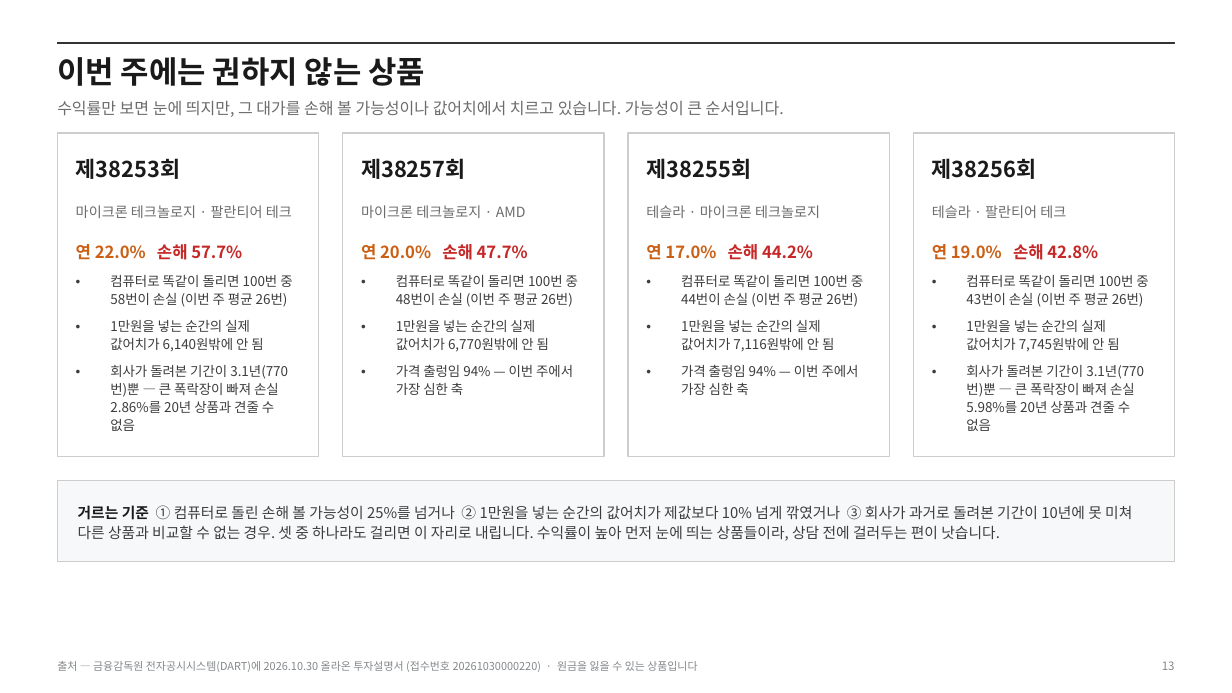
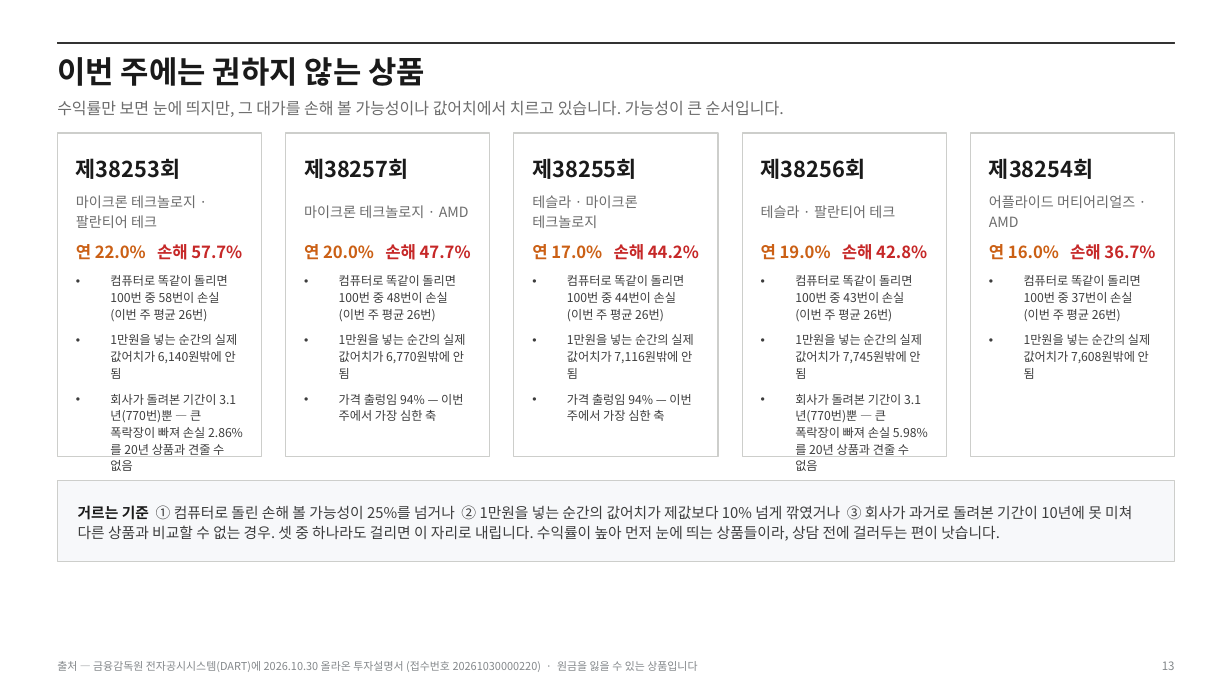
Before and after one commit to hanaroline/work_1, a slide deck: slide 13 of els-analysis-deck.pptx. Drawn at 1232x693 pixels with LibreOffice and Linux fonts; fonts in the diff are those of the drawing. Boxes give left, top, right and bottom in pixels: in the first picture for what was removed or moved away, otherwise in the second. Text is boxed around its words. In the diff, an @@ line names an element or a change of style, - is before the commit and + after.

```diff
--- a/els-analysis-deck.pptx
+++ b/els-analysis-deck.pptx
@@ rectangle: place and size @@
-rectangle at [57,133,319,457]
+rectangle at [57,133,262,457]
@@ rectangle: place and size @@
-rectangle at [343,133,604,457]
+rectangle at [286,133,490,457]
@@ rectangle added at [514,133,718,457], fill #FFFFFF, outline #CDCECB 1 pt @@
@@ rectangle: place and size @@
-rectangle at [628,133,890,457]
+rectangle at [742,133,946,457]
@@ rectangle: place and size @@
-rectangle at [913,133,1175,457]
+rectangle at [970,133,1175,457]
@@ text "제38257회": place and size @@
-text "제38257회" at [361,158,466,179]
+text "제38257회" at [304,158,409,179]
@@ text "제38255회": place and size @@
-text "제38255회" at [646,158,751,179]
+text "제38255회" at [532,158,637,179]
@@ text "제38256회": place and size @@
-text "제38256회" at [932,158,1037,179]
+text "제38256회" at [761,158,866,179]
@@ text added at [989,158,1094,179], 17 pt, text #1A1A1A, bold @@
+제38254회
@@ text "마이크론 테크놀로지 · 팔란티어 테크" rewrapped from [76,205,292,218] to [76,195,196,228] @@
@@ text "마이크론 테크놀로지 · AMD": place and size @@
-text "마이크론 테크놀로지 · AMD" at [361,205,526,218]
+text "마이크론 테크놀로지 · AMD" at [304,205,469,218]
@@ text "테슬라 · 마이크론 테크놀로지" rewrapped from [646,205,820,218] to [532,195,638,228] @@
@@ text "테슬라 · 팔란티어 테크": place and size @@
-text "테슬라 · 팔란티어 테크" at [932,205,1066,218]
+text "테슬라 · 팔란티어 테크" at [761,205,895,218]
@@ text added at [989,195,1135,227], 11 pt, text #6C6C6C @@
+어플라이드 머티어리얼즈 · AMD
@@ text "연 20.0% 손해 47.7%": place and size @@
-text "연 20.0% 손해 47.7%" at [361,244,528,260]
+text "연 20.0% 손해 47.7%" at [304,244,471,260]
@@ text "연 17.0% 손해 44.2%": place and size @@
-text "연 17.0% 손해 44.2%" at [646,244,813,260]
+text "연 17.0% 손해 44.2%" at [532,244,699,260]
@@ text "연 19.0% 손해 42.8%": place and size @@
-text "연 19.0% 손해 42.8%" at [932,244,1098,260]
+text "연 19.0% 손해 42.8%" at [761,244,927,260]
@@ text added at [989,244,1155,260], 13 pt, text #C62828, bold @@
+연 16.0% 손해 36.7%
@@ text "컴퓨터로 똑같이 돌리면 100번 중 ...": place and size @@
-text "컴퓨터로 똑같이 돌리면 100번 중 ..." at [396,275,578,395]
+text "컴퓨터로 똑같이 돌리면 100번 중 ..." at [339,275,465,421]
@@ text "컴퓨터로 똑같이 돌리면 100번 중 ...": place and size @@
-text "컴퓨터로 똑같이 돌리면 100번 중 ..." at [681,275,863,395]
+text "컴퓨터로 똑같이 돌리면 100번 중 ..." at [567,275,693,421]
@@ size 10.5 to 9.5 pt; line spacing 14pt to 13pt in 4 elements at [110,275,243,457], [339,275,465,421], [567,275,693,421], [795,275,928,457] @@
@@ text "컴퓨터로 똑같이 돌리면 100번 중 ...": place and size @@
-text "컴퓨터로 똑같이 돌리면 100번 중 ..." at [966,275,1148,431]
+text "컴퓨터로 똑같이 돌리면 100번 중 ..." at [795,275,928,457]
@@ text added at [1024,275,1150,379], 9.5 pt, text #3D3D3D @@
+• 컴퓨터로 똑같이 돌리면 100번 중 37번이 손실 (이번 주 평균 26번)
+• 1만원을 넣는 순간의 실제 값어치가 7,608원밖에 안 됨
```
Also in this commit, not shown: 2 other slides changed, 19 other files.
